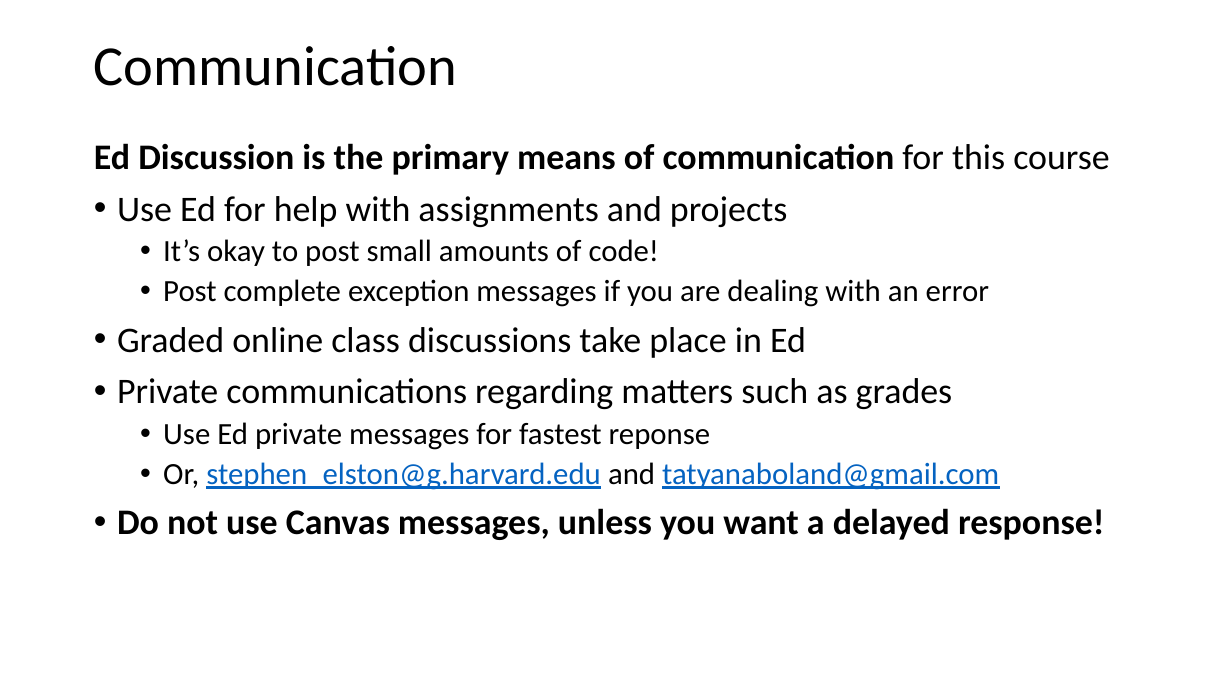
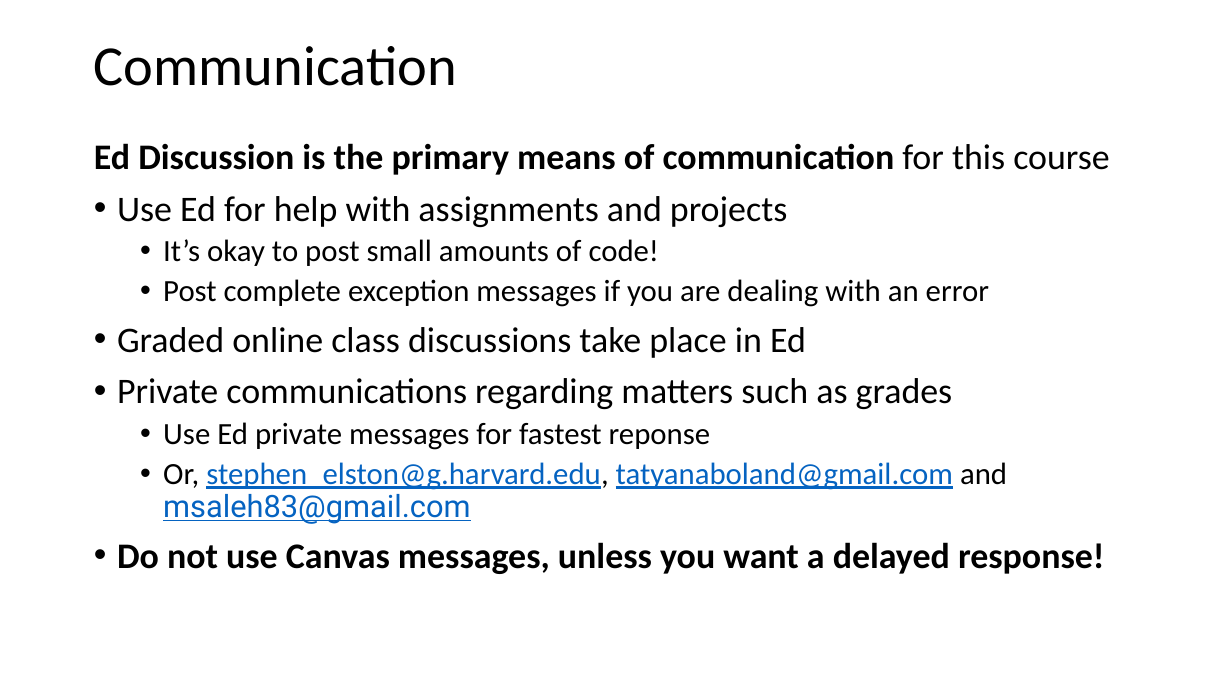
Before and after one commit to StephenElston/CSCI-E25, a slide deck: slide 14 of Slides/1_Introduction.pptx. Drawn at 1232x693 pixels with LibreOffice and Linux fonts; fonts in the diff are those of the drawing. Boxes give left, top, right and bottom in pixels: in the first picture for what was removed or moved away, otherwise in the second. Text is boxed around its words. In the diff, an @@ line names an element or a change of style, - is before the commit and + after.

```diff
--- a/Slides/1_Introduction.pptx
+++ b/Slides/1_Introduction.pptx
@@ text at [163,462,1007,524]: text changed @@
-  • Or, stephen_elston@g.harvard.edu and tatyanaboland@gmail.com
+  • Or, stephen_elston@g.harvard.edu, tatyanaboland@gmail.com and
+    msaleh83@gmail.com
```
Also in this commit, not shown: 2 other slides changed, 1 other file.
